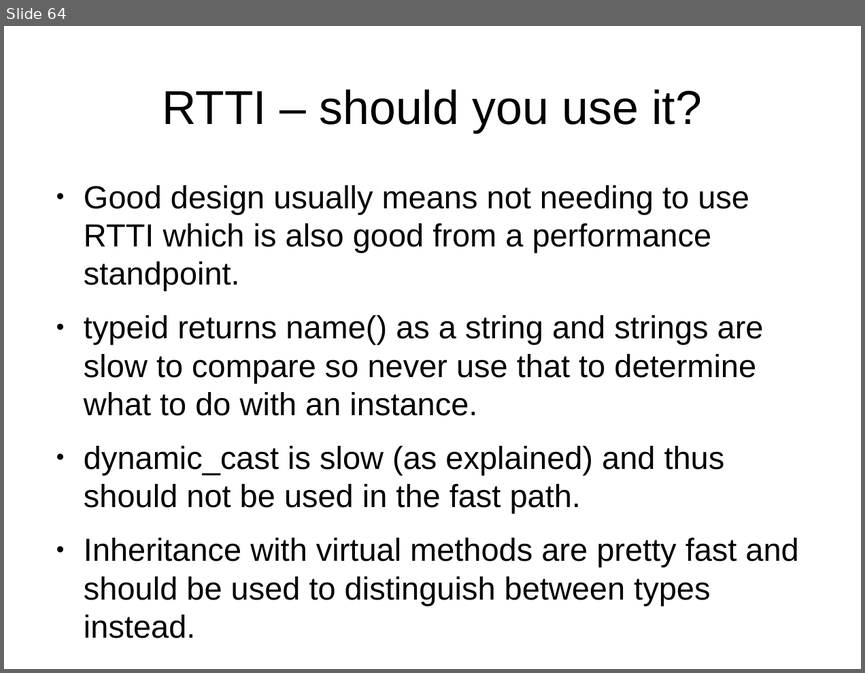
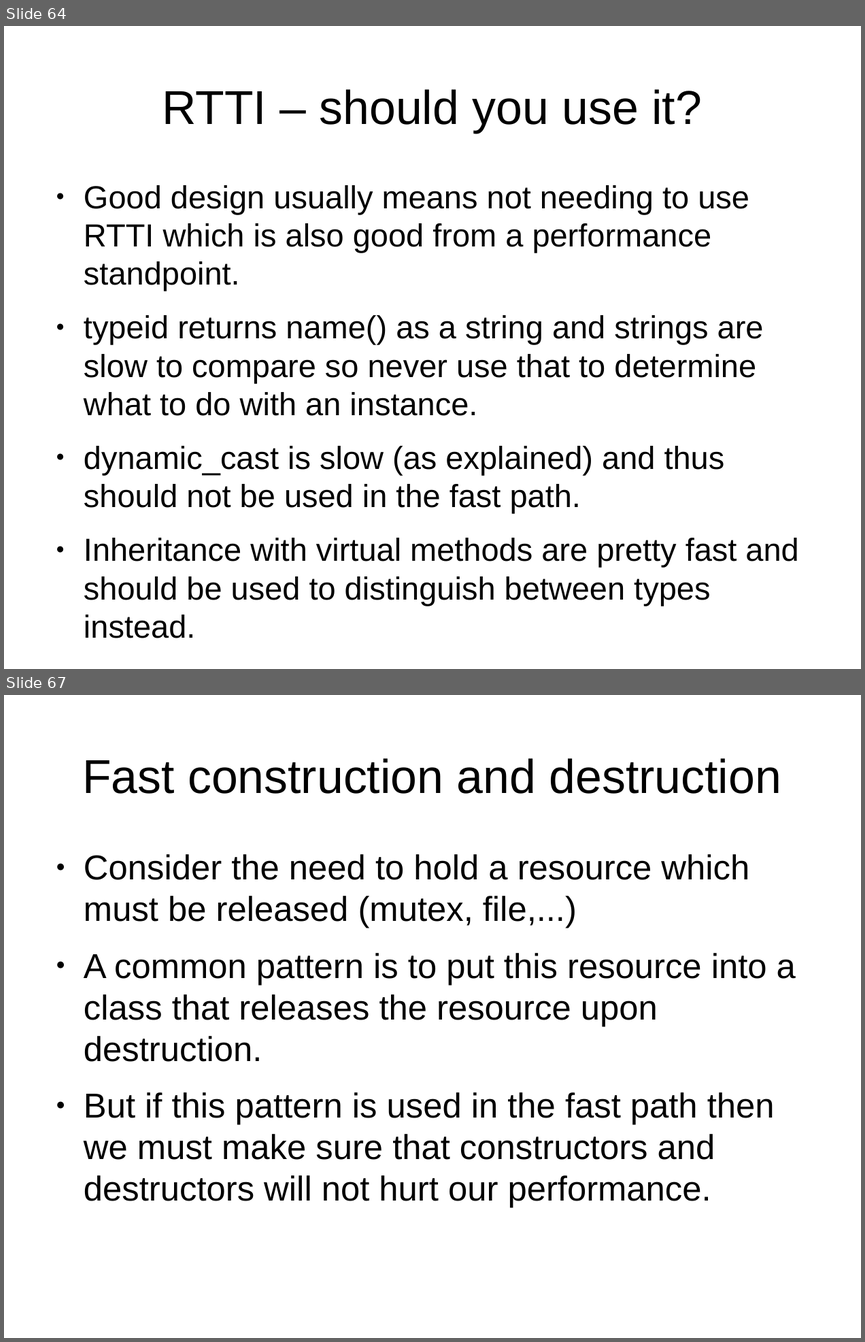
Before and after one commit to veltzer/demos, a slide deck: cpp/multi_core/effective_cplusplus.odp. Shown one above the other, each under a label of ours: slide 64 before the commit, slides 64 and 67 after it; the slides between them are not shown. The pictures are 865x673 and 865x1342 pixels, drawn with LibreOffice and Linux fonts; fonts in the diff are those of the drawing. Boxes give left, top, right and bottom in pixels: in the first picture for what was removed or moved away, otherwise in the second. Text is boxed around its words. In the diff, an @@ line names an element or a change of style, - is before the commit and + after.

```diff
--- a/cpp/multi_core/effective_cplusplus.odp
+++ b/cpp/multi_core/effective_cplusplus.odp
@@ slide 67 added at (4, 695, 861, 1338), background #FFFFFF @@
@@ title added at (82, 758, 781, 794), 44 pt, text #000000 @@
+Fast construction and destruction
@@ text added at (84, 854, 796, 1208), 32 pt, text #000000 @@
+● Consider the need to hold a resource which must be released (mutex, file,...)
+● A common pattern is to put this resource into a class that releases the resource upon destruction.
+● But if this pattern is used in the fast path then we must make sure that constructors and destructors will not hurt our performance.
```
Also in this commit, not shown: 12 other slides added, 1 other file.
